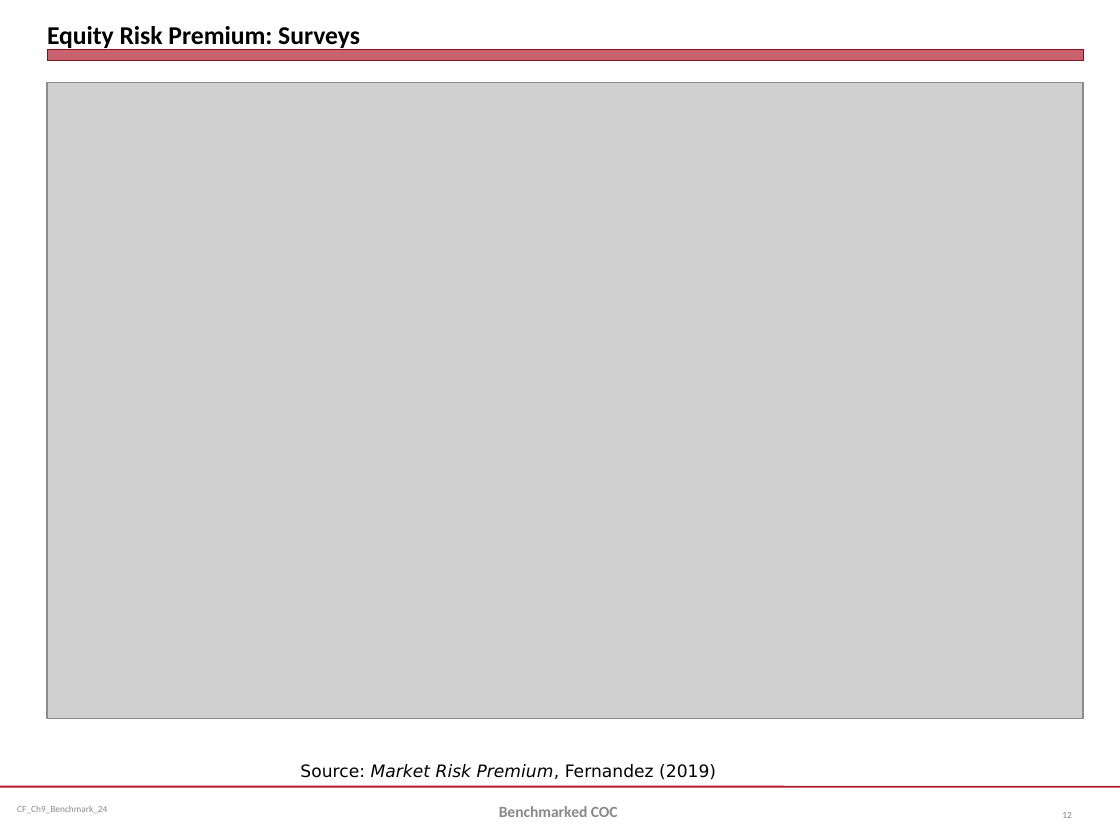
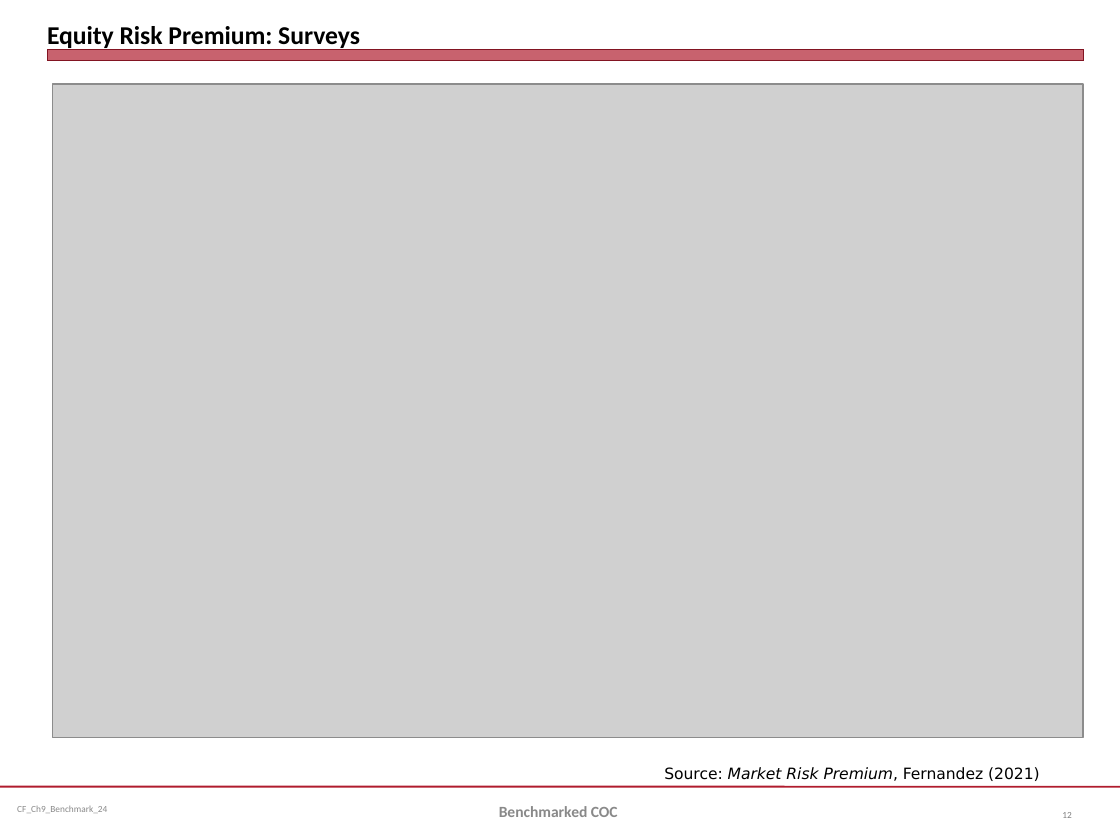
Before and after one commit to jmc877/Corporate-Finance, a slide deck: slide 12 of slides/CF_Ch9_Benchmark_24.pptx. Drawn at 1120x840 pixels with LibreOffice and Linux fonts; fonts in the diff are those of the drawing; grey boxes stand for pictures. Boxes give left, top, right and bottom in pixels: in the first picture for what was removed or moved away, otherwise in the second. Text is boxed around its words. In the diff, an @@ line names an element or a change of style, - is before the commit and + after.

```diff
--- a/slides/CF_Ch9_Benchmark_24.pptx
+++ b/slides/CF_Ch9_Benchmark_24.pptx
@@ picture: place and size @@
-picture at <box>47,83,1083,719</box>
+picture at <box>53,84,1083,737</box>
@@ text at <box>664,767,1040,781</box>: text changed; size 11 to 10 pt @@
-Source: Market Risk Premium, Fernandez (2019)
+Source: Market Risk Premium, Fernandez (2021)
```
Also in this commit, not shown: 3 other slides changed, 1 other file.
